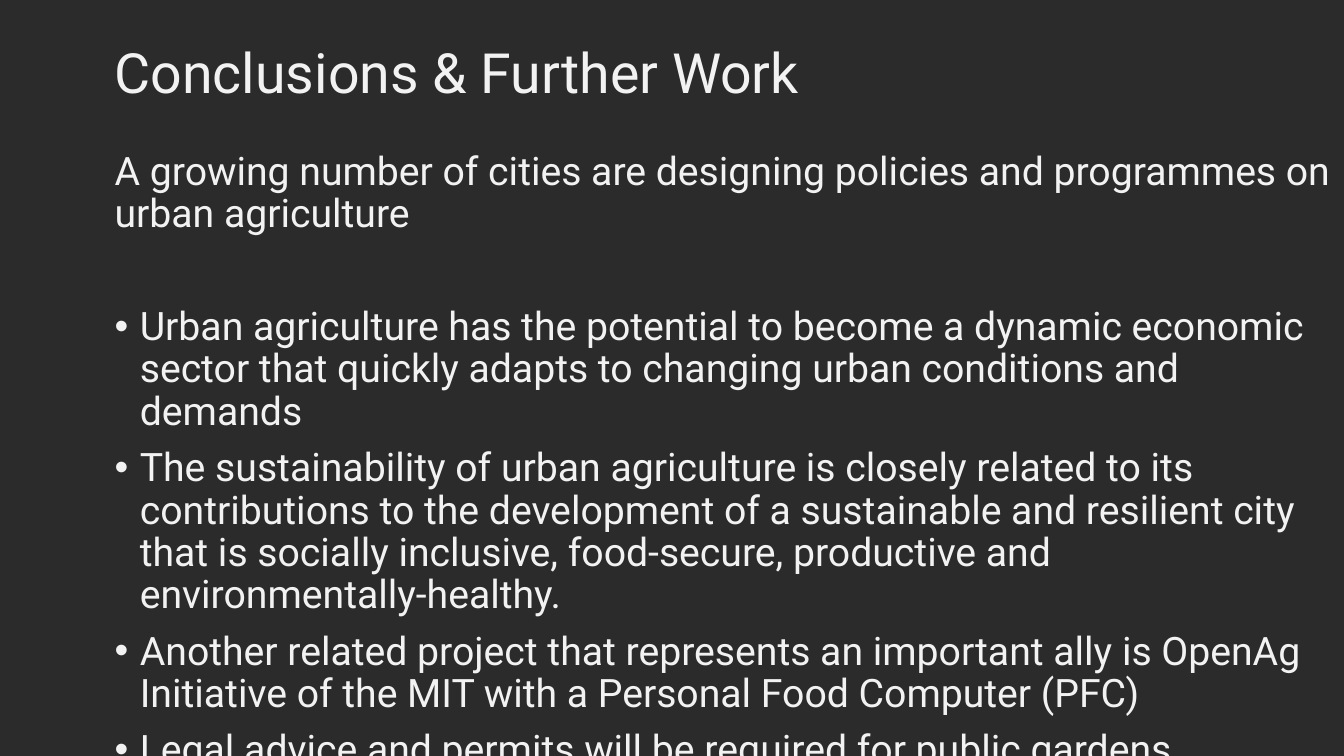
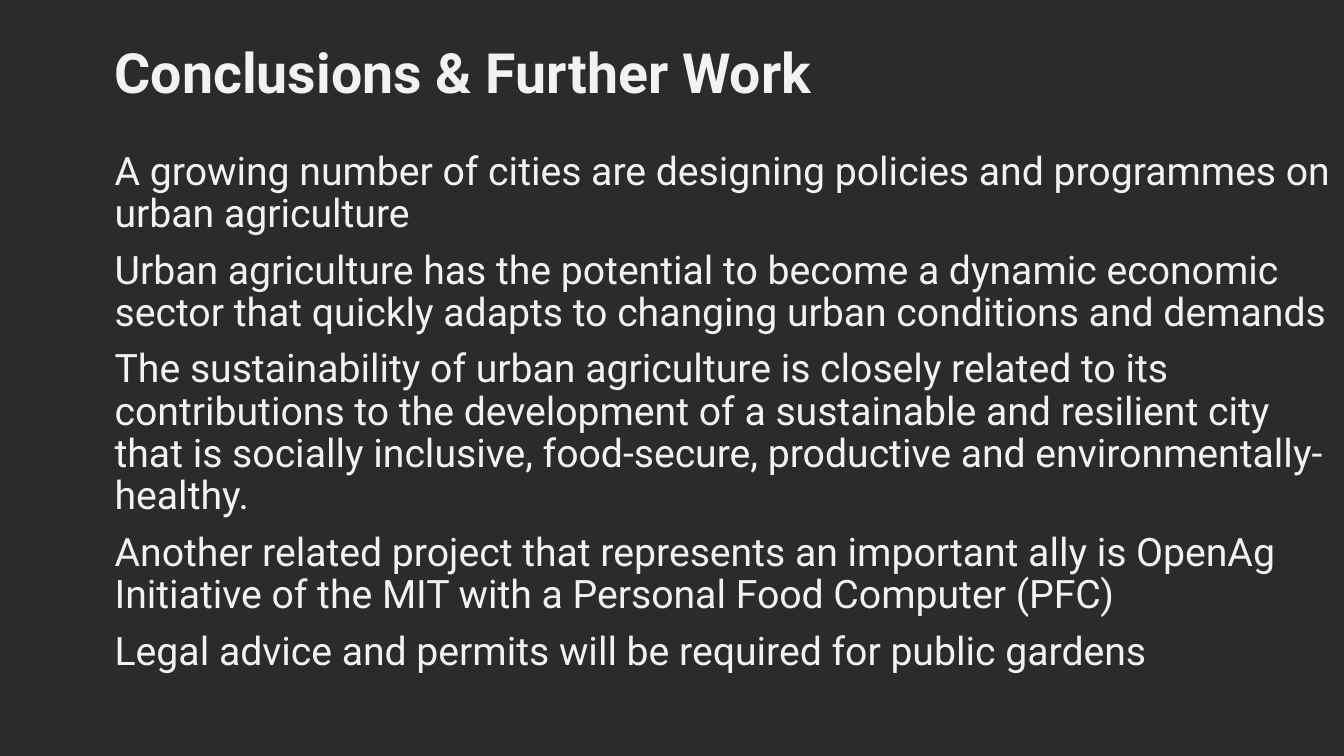
Before and after one commit to KiraSensei13/MNT_ITESM_courses, a slide deck: slide 7 of 1.2.Leadership_for_Sus_Dev/FProject/PRESENTATION_FINAL_PROJECT.pptx. Drawn at 1344x756 pixels with LibreOffice and Linux fonts; fonts in the diff are those of the drawing; background and template pictures are left out; a plain dark background stands for a picture behind light text. Boxes give left, top, right and bottom in pixels: in the first picture for what was removed or moved away, otherwise in the second. Text is boxed around its words. In the diff, an @@ line names an element or a change of style, - is before the commit and + after.

```diff
--- a/1.2.Leadership_for_Sus_Dev/FProject/PRESENTATION_FINAL_PROJECT.pptx
+++ b/1.2.Leadership_for_Sus_Dev/FProject/PRESENTATION_FINAL_PROJECT.pptx
@@ title "Conclusions & Further Work" at bbox=[115, 51, 811, 94]: bold on @@
@@ text at bbox=[115, 254, 1325, 673]: bullet • to none @@
```
Also in this commit, not shown: 5 other slides changed, 33 other files.
